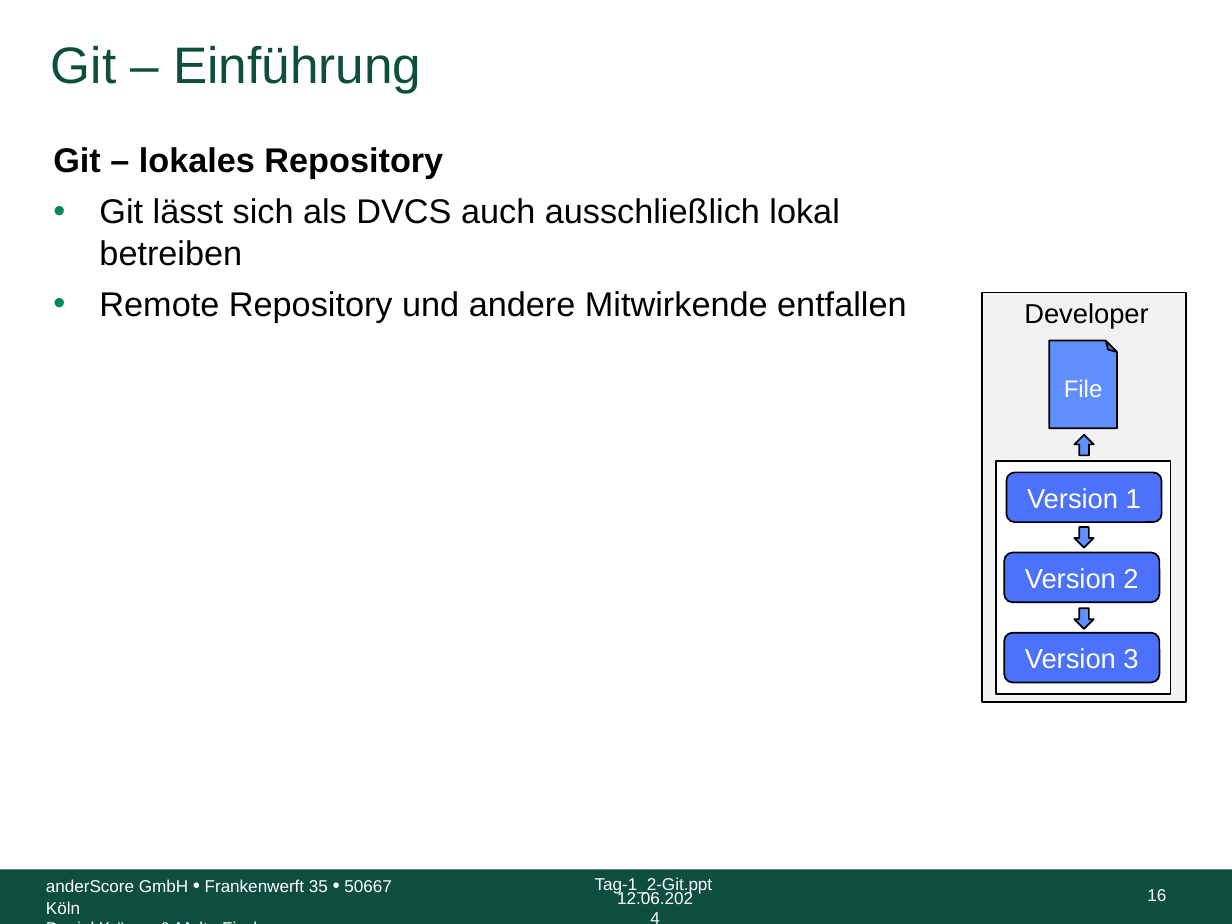
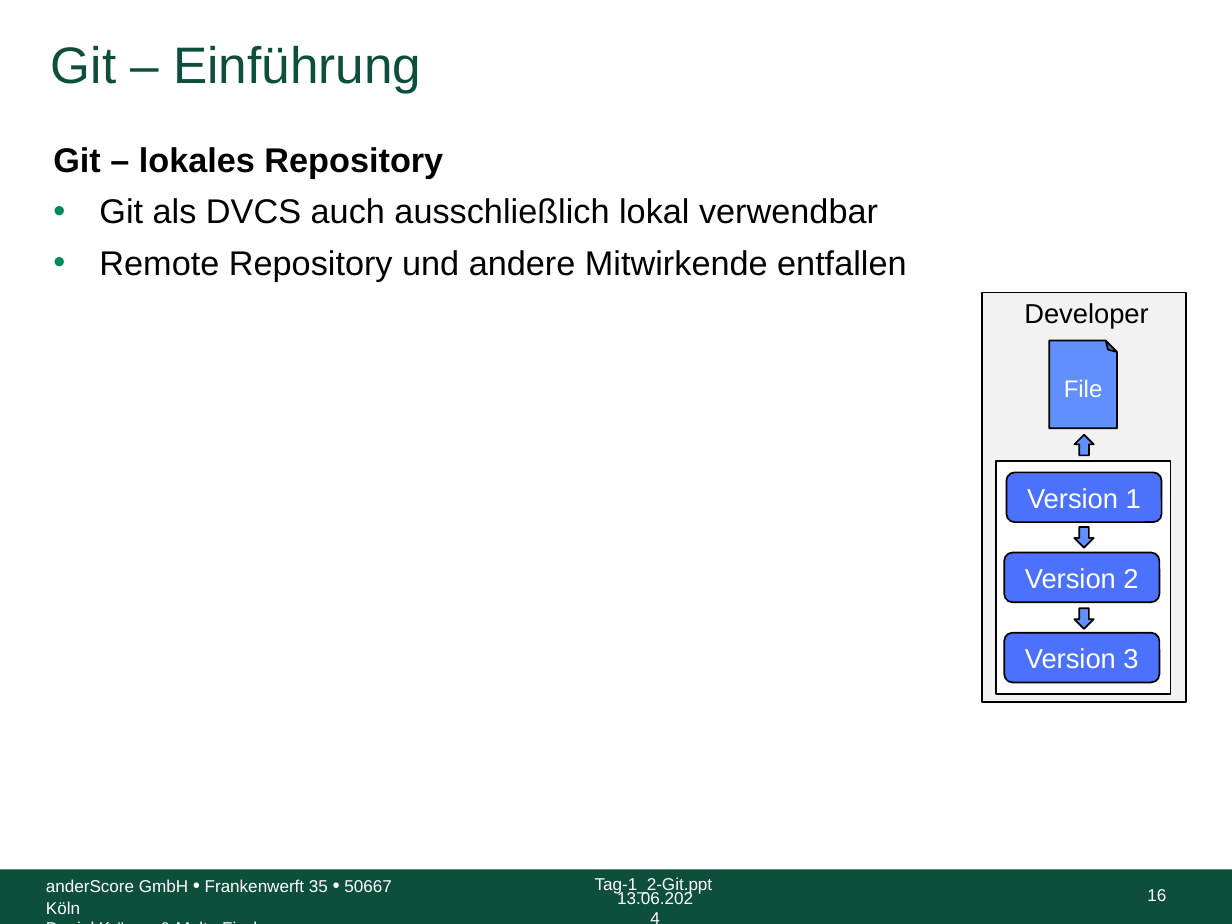
Before and after one commit to anderscore-gmbh/gitlab, a slide deck: slide 16 of slides/Tag-1_2-Git.pptx. Drawn at 1232x924 pixels with LibreOffice and Linux fonts; fonts in the diff are those of the drawing; background and template pictures are left out. Boxes give left, top, right and bottom in pixels: in the first picture for what was removed or moved away, otherwise in the second. Text is boxed around its words. In the diff, an @@ line names an element or a change of style, - is before the commit and + after.

```diff
--- a/slides/Tag-1_2-Git.pptx
+++ b/slides/Tag-1_2-Git.pptx
@@ text at [99, 198, 878, 224]: text changed @@
-• Git lässt sich als DVCS auch ausschließlich lokal betreiben
+• Git als DVCS auch ausschließlich lokal verwendbar
@@ text at [617, 890, 693, 904]: text changed @@
-12.06.2024
+13.06.2024
```
Also in this commit, not shown: 79 other slides changed, 1 other file.
